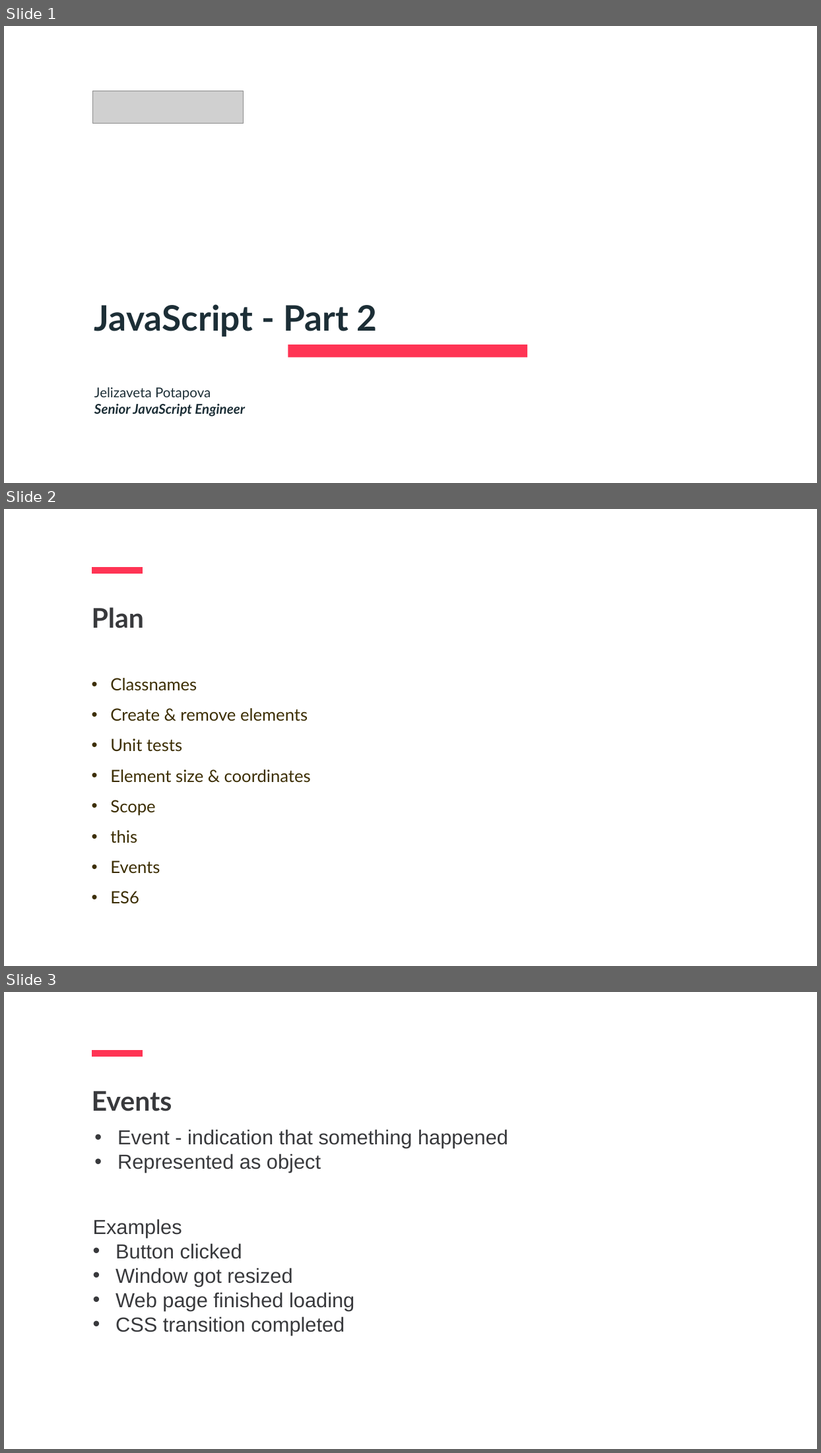
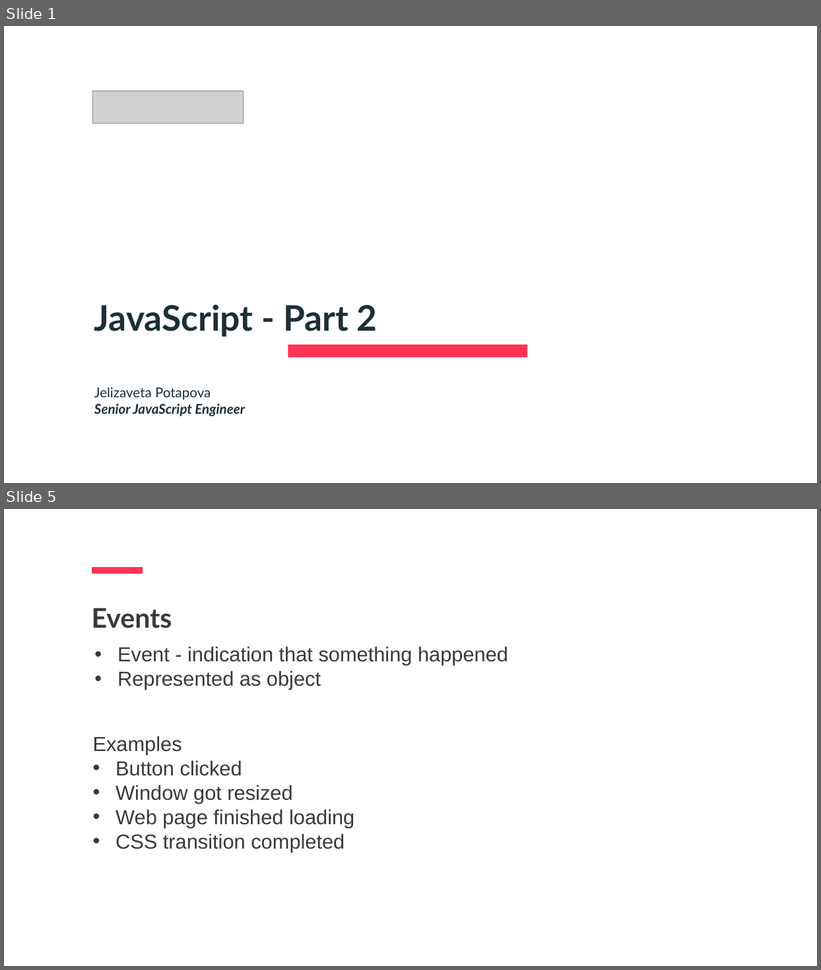
Before and after one commit to jpotapova/js-lecture-2, a slide deck: slides.pptx. Shown one above the other, each under a label of ours: slides 1, 2 and 3 before the commit, slides 1 and 5 after it; the slides between them are not shown. The pictures are 821x1453 and 821x970 pixels, drawn with LibreOffice and Linux fonts; fonts in the diff are those of the drawing; grey boxes stand for pictures. Boxes give left, top, right and bottom in pixels: in the first picture for what was removed or moved away, otherwise in the second. Text is boxed around its words. In the diff, an @@ line names an element or a change of style, - is before the commit and + after.

```diff
--- a/slides.pptx
+++ b/slides.pptx
@@ slide 2 removed at bbox=[4, 509, 817, 966], background #FFFFFF @@
@@ line removed from (92, 570) to (143, 570) @@
@@ text removed at bbox=[92, 607, 145, 628] @@
-Plan
@@ text removed at bbox=[110, 678, 311, 904] @@
-• Classnames
-• Create & remove elements
-• Unit tests
-• Element size & coordinates
-• Scope
-• this
-• Events
-• ES6
@@ what was slide 3 is now slide 5 @@
```
Also in this commit, not shown: 3 slides changed, 11 slides added, 11 other files.
